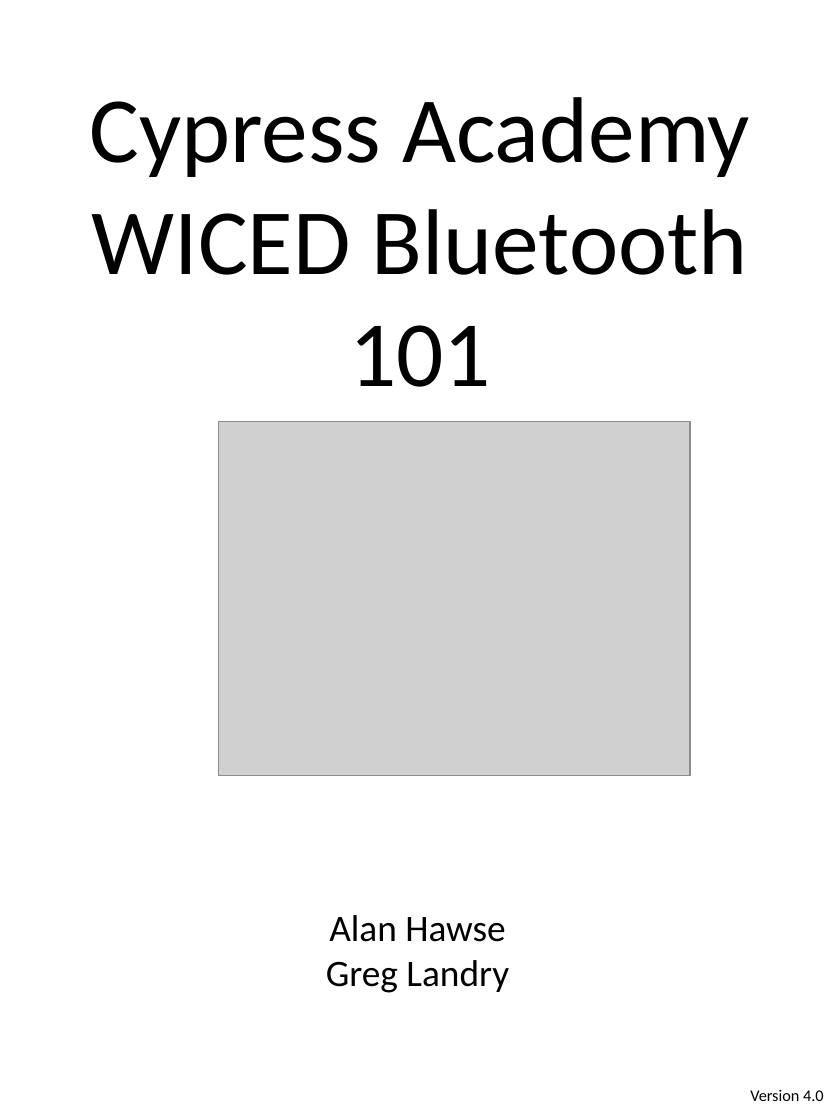
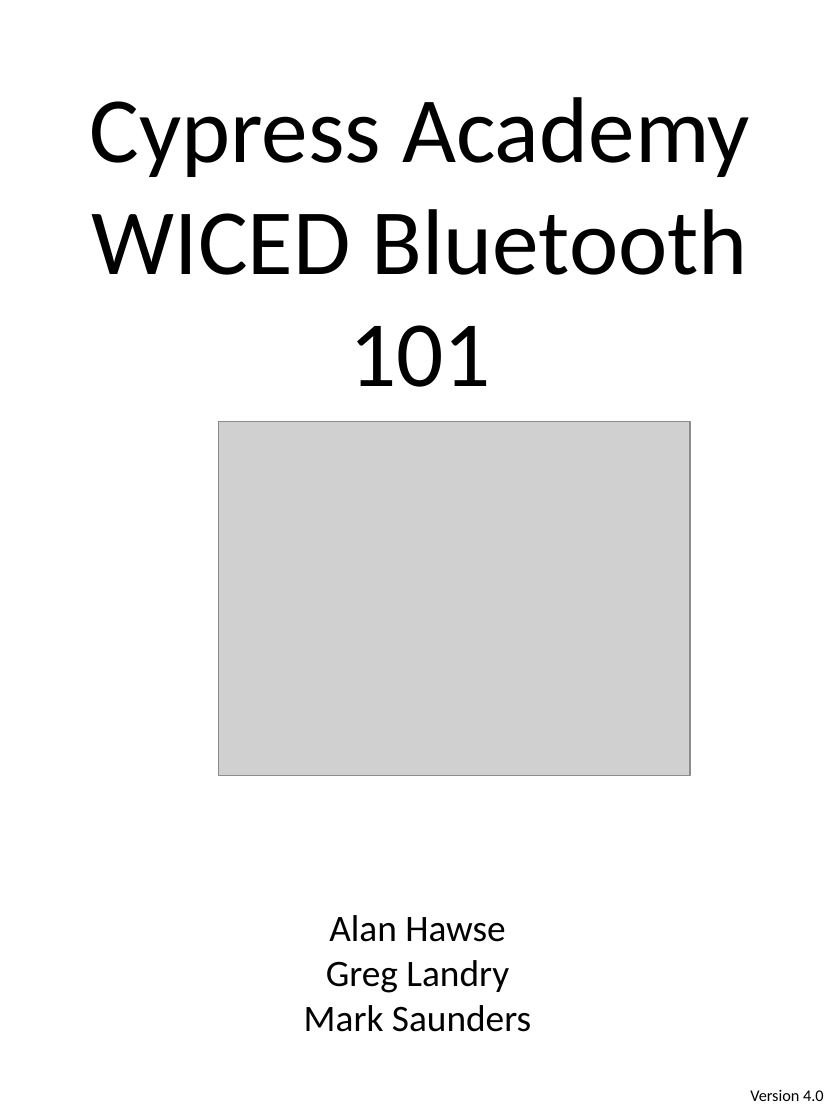
Before and after one commit to iotexpert/WBT101, a slide deck: slide 1 of labmanual/English/WBT101-Binder-Cover.pptx. Drawn at 840x1120 pixels with LibreOffice and Linux fonts; fonts in the diff are those of the drawing; grey boxes stand for pictures. Boxes give left, top, right and bottom in pixels: in the first picture for what was removed or moved away, otherwise in the second. Text is boxed around its words. In the diff, an @@ line names an element or a change of style, - is before the commit and + after.

```diff
--- a/labmanual/English/WBT101-Binder-Cover.pptx
+++ b/labmanual/English/WBT101-Binder-Cover.pptx
@@ text at [304, 1005, 531, 1032]: paragraph added @@
+Mark Saunders
```
Also in this commit, not shown: 31 other files.
